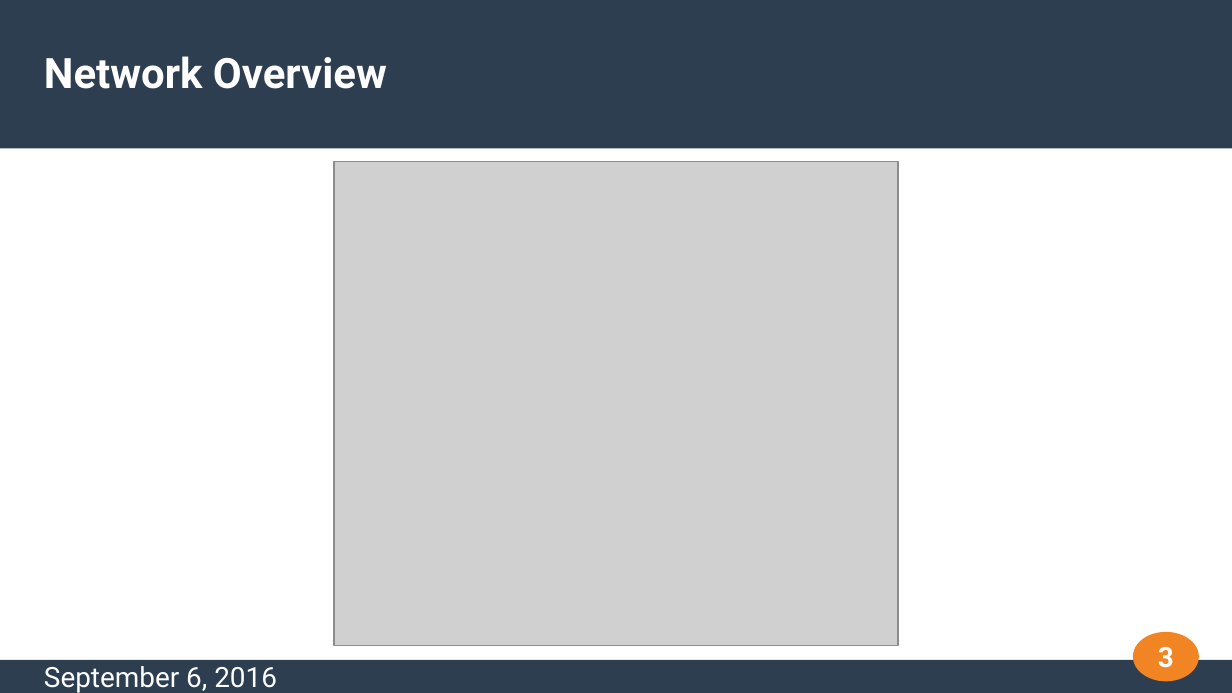
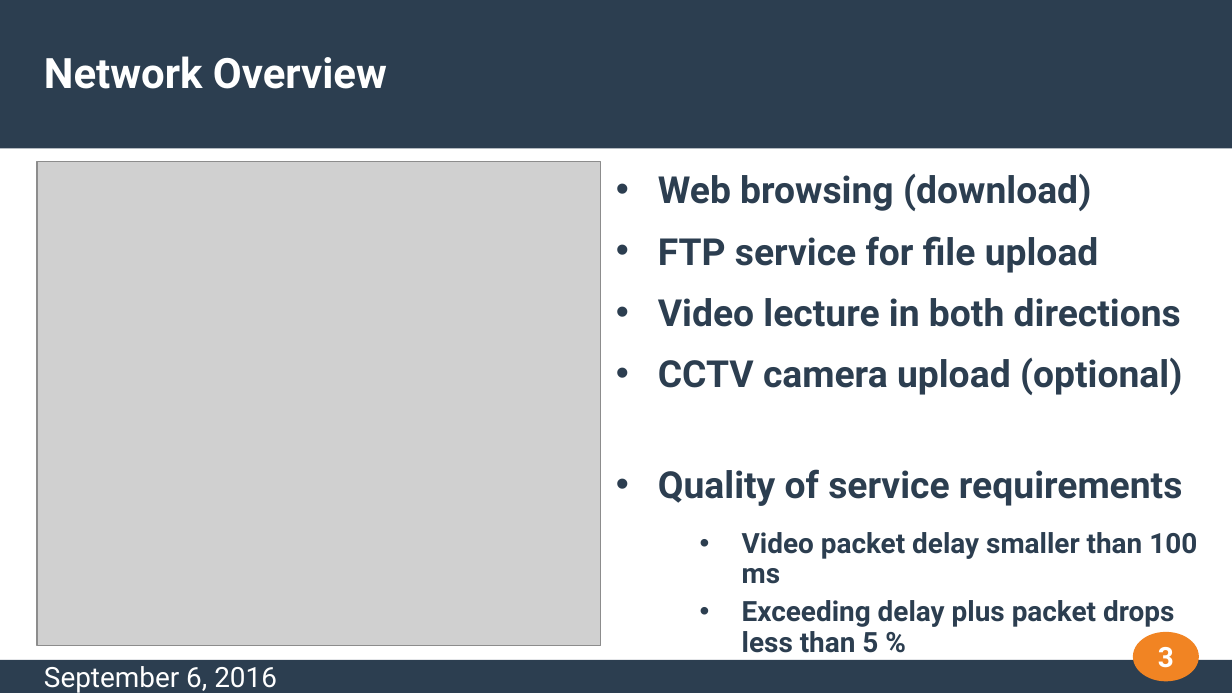
Before and after one commit to danploeger/omnetpp_university_network, a slide deck: slide 3 of Final_task/documentation/Presentation/presentation.pptx. Drawn at 1232x693 pixels with LibreOffice and Linux fonts; fonts in the diff are those of the drawing; grey boxes stand for pictures. Boxes give left, top, right and bottom in pixels: in the first picture for what was removed or moved away, otherwise in the second. Text is boxed around its words. In the diff, an @@ line names an element or a change of style, - is before the commit and + after.

```diff
--- a/Final_task/documentation/Presentation/presentation.pptx
+++ b/Final_task/documentation/Presentation/presentation.pptx
@@ picture: place and size @@
-picture at [334,162,899,646]
+picture at [37,162,601,646]
@@ text added at [658,174,1197,653], 24 pt, text #2C3E50, bold @@
+• Web browsing (download)
+• FTP service for file upload
+• Video lecture in both directions
+• CCTV camera upload (optional)
+• Quality of service requirements
+  • Video packet delay smaller than 100 ms
+  • Exceeding delay plus packet drops less than 5 %
```
Also in this commit, not shown: 1 other slide changed, 3 slides removed.
